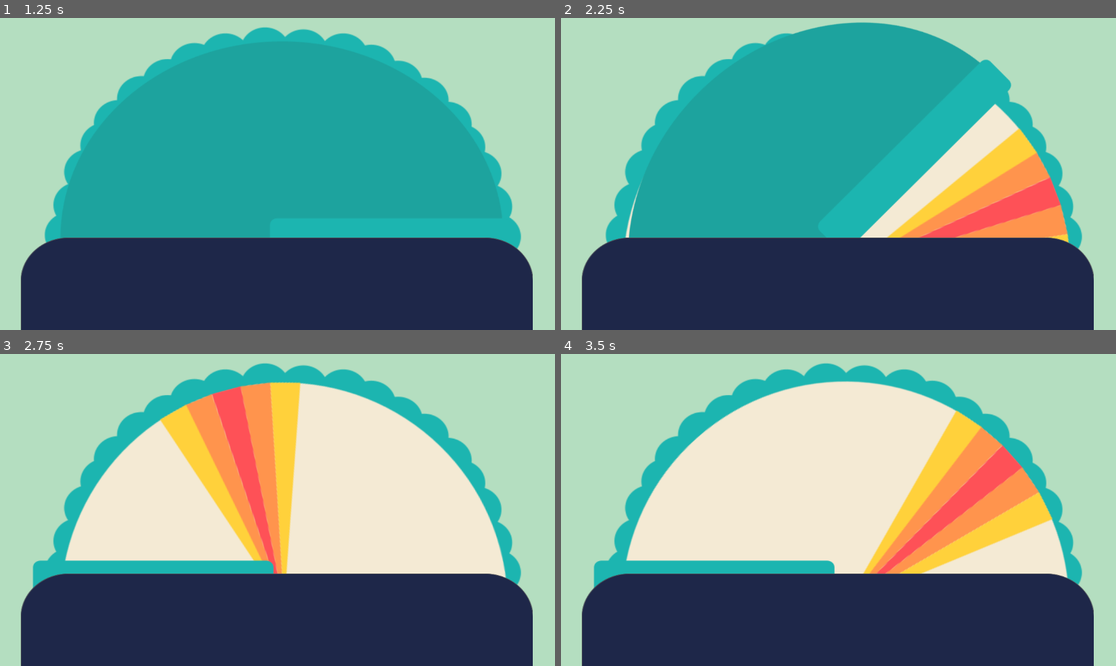
Above: before the commit, frames 1-4 (two rows, left to right).
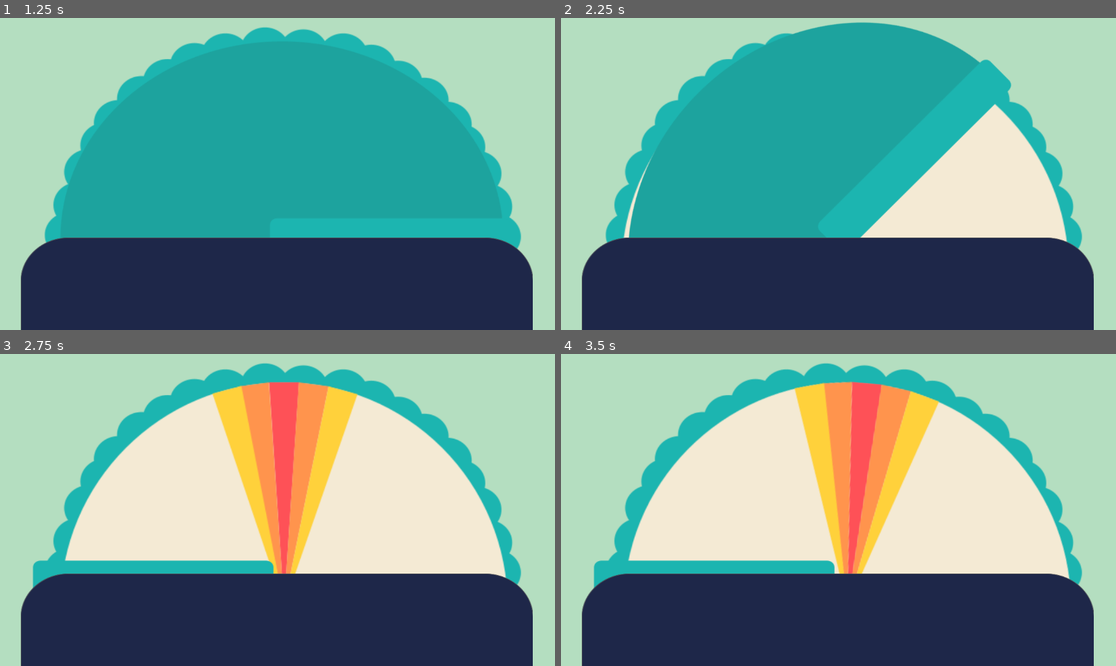
Above: after the commit, the same moments.

Repository: anajshah/wavelength_online
Game: Godot game, scene res://scenes/main_menu.tscn
The game is run twice, just before and just after one commit, with the same random seed, the same clock (stepped at 60 frames per second) and the same inputs.
Inputs (mouse positions are in pixels of both pictures, inside the frame that each line leads up to):
- Up to frame 1 (1.25 s): click "Play" at 0.5 s
- Up to frame 2 (2.25 s): tap Enter at 1.25 s; move the mouse to (844, 270) at 1.27 s; hold Right 1.28-2.03 s; tap Alt at 1.35 s; click (844, 270) at 1.42 s; tap Space at 2 s; move the mouse to (955, 239) at 2.02 s; hold Down from 2.03 s (still down); tap Shift at 2.1 s; click (955, 239) at 2.17 s
- Up to frame 3 (2.75 s): keep holding Down
- Up to frame 4 (3.5 s): move the mouse to (894, 441) at 2.77 s; release Down at 2.78 s; hold Right from 2.78 s (still down); tap Alt at 2.85 s; click (894, 441) at 2.92 s

Frame 1 is identical in both runs. In frame 2, 6.3% of the frame differs, in the area x 11-92%, y 27-73%; in frame 3, 12%; in frame 4, 19%, in the area x 11-92%, y 8-73%.

Commit message:
this is actual ragebait why does it keep spinning holy moly dude hour 7.5 me things

Diff:
--- a/scripts/cover.gd
+++ b/scripts/cover.gd
@@ -2,10 +2,9 @@
 
 var is_rotated: bool = false
 var rotation_tween: Tween
-var rotation_direction: float = -1.0
+var direction: float = -1.0
 
 func _on_area_2d_input_event(viewport: Node, event: InputEvent, shape_idx: int) -> void:
-
 	if event is InputEventMouseButton and event.button_index == MOUSE_BUTTON_LEFT and event.pressed:
 		toggle_rotation()
 
@@ -13,8 +12,11 @@
 	if rotation_tween and rotation_tween.is_running():
 		return
 
-	var target_angle = rotation_degrees + (180.0 * rotation_direction)
+	var target_angle = rotation_degrees + (180.0 * direction)
 
 	rotation_tween = create_tween().set_trans(Tween.TRANS_QUAD).set_ease(Tween.EASE_OUT)
 	rotation_tween.tween_property(self, "rotation_degrees", target_angle, 0.5)
-	rotation_direction *= -1.0
+
+	rotation_tween.tween_callback(func(): is_rotated = !is_rotated)
+
+	direction *= -1.0
--- a/scripts/wheel.gd
+++ b/scripts/wheel.gd
@@ -17,8 +17,10 @@
 		if speed < 0:
 			speed = 0
 
-
 func _on_area_2d_input_event(viewport: Node, event: InputEvent, shape_idx: int) -> void:
 	if event is InputEventMouseButton and event.button_index == MOUSE_BUTTON_LEFT and event.pressed:
+		var cover = get_node_or_null("../cover_rot")
+		if cover and cover.is_rotated == false:
+			return
 		if speed == 0:
 			speed = randf_range(3.0, 8.0)
